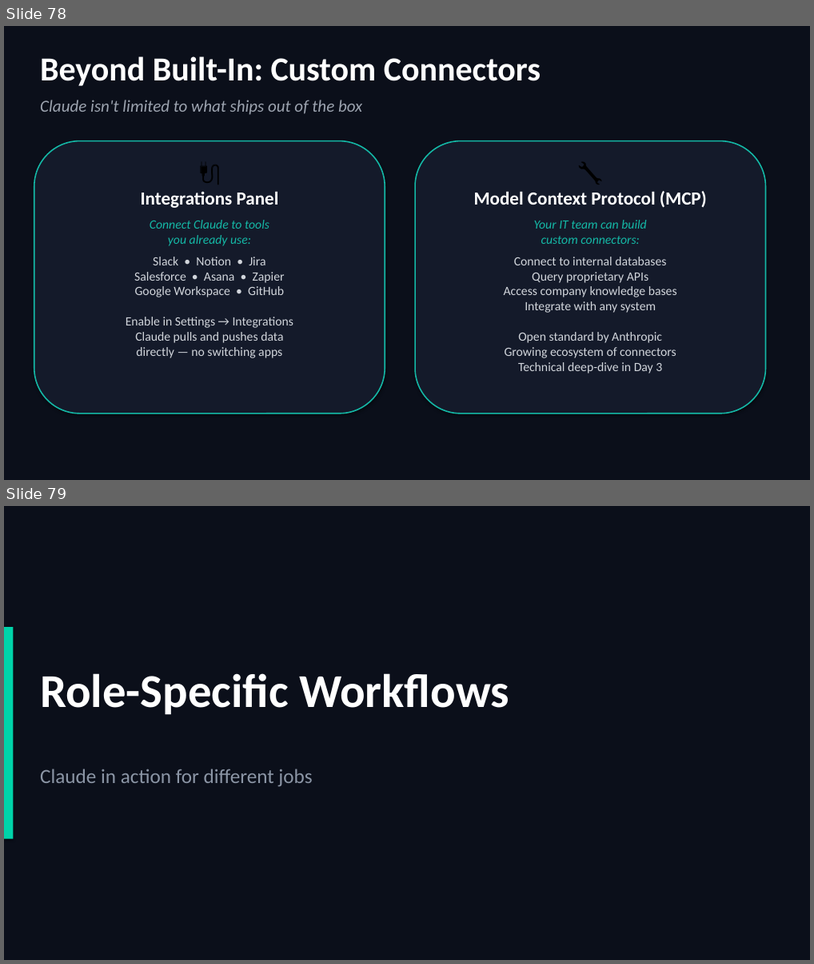
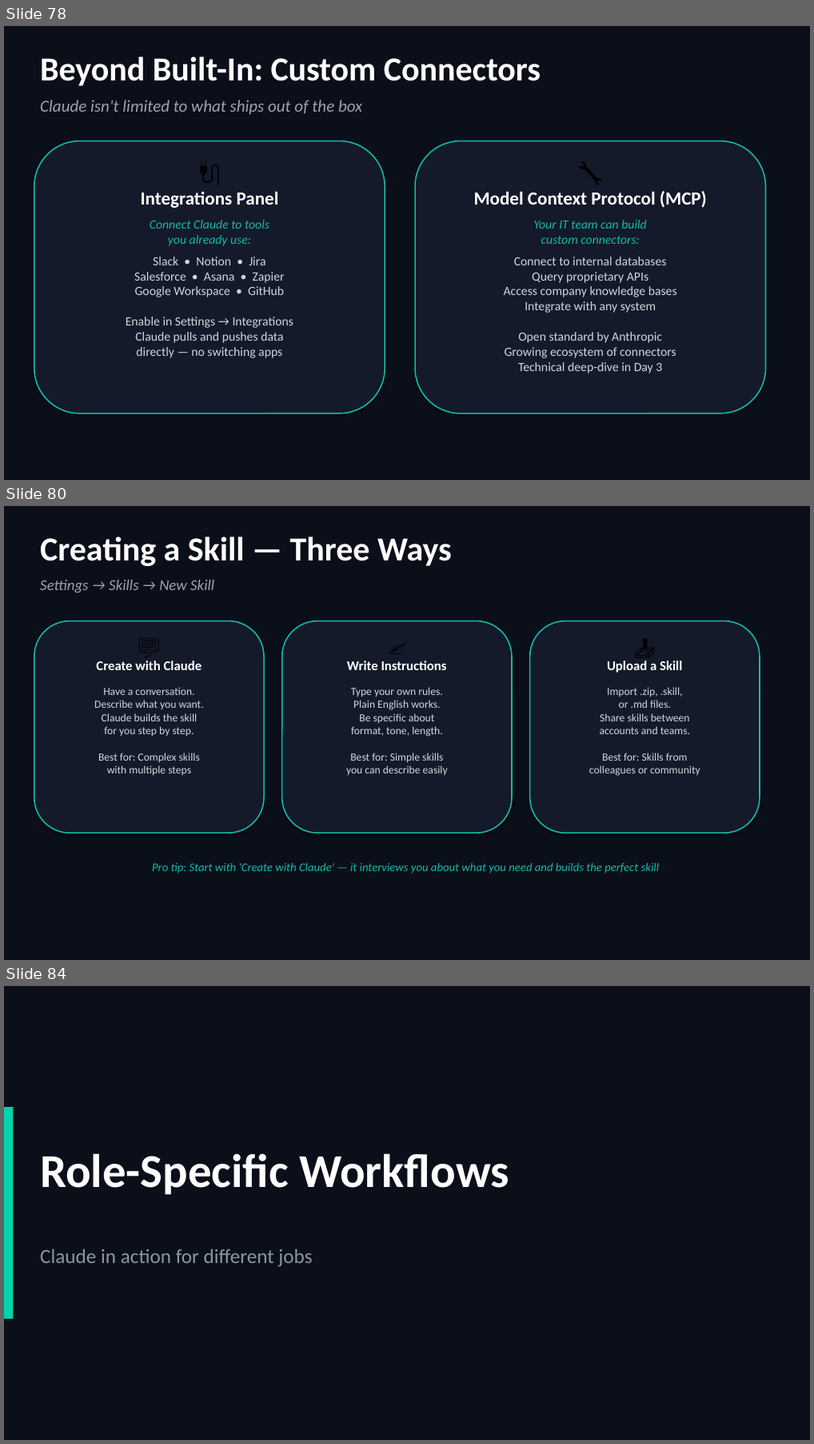
Before and after one commit to scottrhay/AIA-ClaudeCopilot, a slide deck: slides/Day1_Claude_for_Business.pptx. Shown one above the other, each under a label of ours: slides 78 and 79 before the commit, slides 78, 80 and 84 after it; the slides between them are not shown. The pictures are 814x964 and 814x1444 pixels, drawn with LibreOffice and Linux fonts; fonts in the diff are those of the drawing. Boxes give left, top, right and bottom in pixels: in the first picture for what was removed or moved away, otherwise in the second. Text is boxed around its words. In the diff, an @@ line names an element or a change of style, - is before the commit and + after.

```diff
--- a/slides/Day1_Claude_for_Business.pptx
+++ b/slides/Day1_Claude_for_Business.pptx
@@ slide 80 added at box(4, 506, 810, 960), background #0B0F1A @@
@@ text added at box(40, 536, 452, 566), 40 pt, text #FFFFFF, bold @@
+Creating a Skill — Three Ways
@@ text added at box(40, 580, 214, 592), 18 pt, text #9CA3AF, italic @@
+Settings → Skills → New Skill
@@ rounded rectangle added at box(34, 621, 264, 832), fill #141A2A, outline #14B8A6 1.5 pt @@
@@ rounded rectangle added at box(282, 621, 512, 832), fill #141A2A, outline #14B8A6 1.5 pt @@
@@ rounded rectangle added at box(530, 621, 760, 832), fill #141A2A, outline #14B8A6 1.5 pt @@
@@ text added at box(46, 630, 252, 654), 26 pt, text #000000 @@
+💬
@@ text added at box(294, 630, 500, 654), 26 pt, text #000000 @@
+✍️
@@ text added at box(542, 630, 748, 654), 26 pt, text #000000 @@
+📤
@@ text added at box(96, 660, 202, 670), 16 pt, text #FFFFFF, bold @@
+Create with Claude
@@ text added at box(347, 660, 447, 670), 16 pt, text #FFFFFF, bold @@
+Write Instructions
@@ text added at box(607, 660, 682, 672), 16 pt, text #FFFFFF, bold @@
+Upload a Skill
@@ text added at box(94, 687, 204, 775), 13 pt, text #D1D5DB @@
+Have a conversation.
+Describe what you want.
+Claude builds the skill
+for you step by step.
+Best for: Complex skills
+with multiple steps
@@ text added at box(346, 687, 448, 775), 13 pt, text #D1D5DB @@
+Type your own rules.
+Plain English works.
+Be specific about
+format, tone, length.
+Best for: Simple skills
+you can describe easily
@@ text added at box(590, 687, 701, 776), 13 pt, text #D1D5DB @@
+Import .zip, .skill,
+or .md files.
+Share skills between
+accounts and teams.
+Best for: Skills from
+colleagues or community
@@ text added at box(152, 863, 660, 873), 14 pt, text #14B8A6, italic @@
+Pro tip: Start with 'Create with Claude' — it interviews you about what you need and builds the perfect skill
@@ what was slide 79 is now slide 84 @@
```
Also in this commit, not shown: 4 other slides added.
